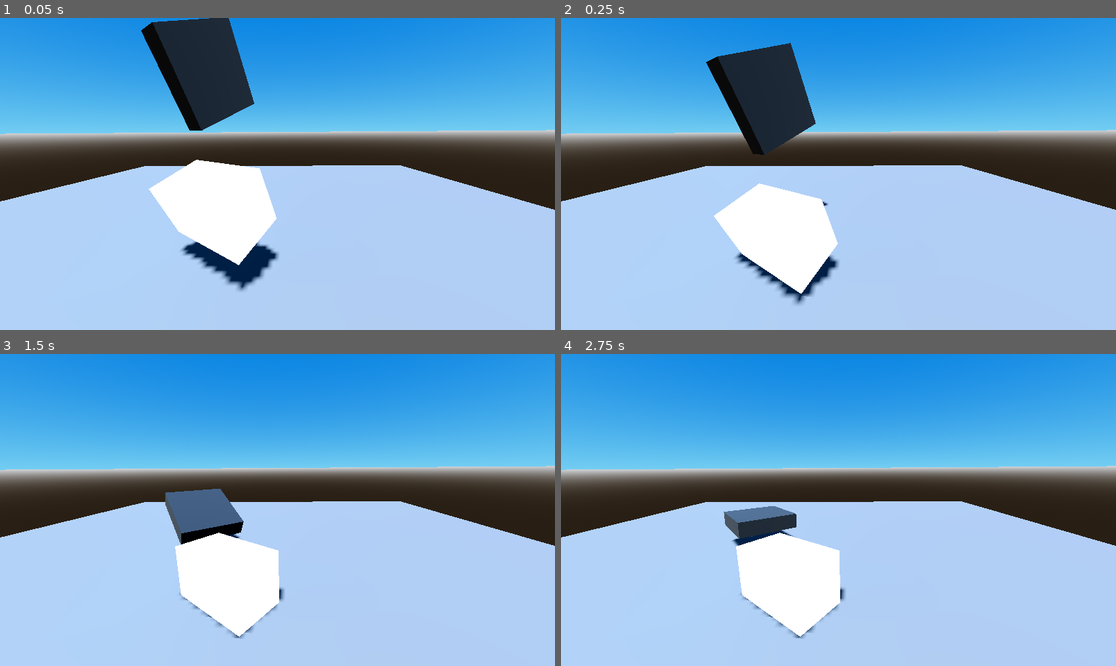
Above: before the commit, frames 1-4 (two rows, left to right).
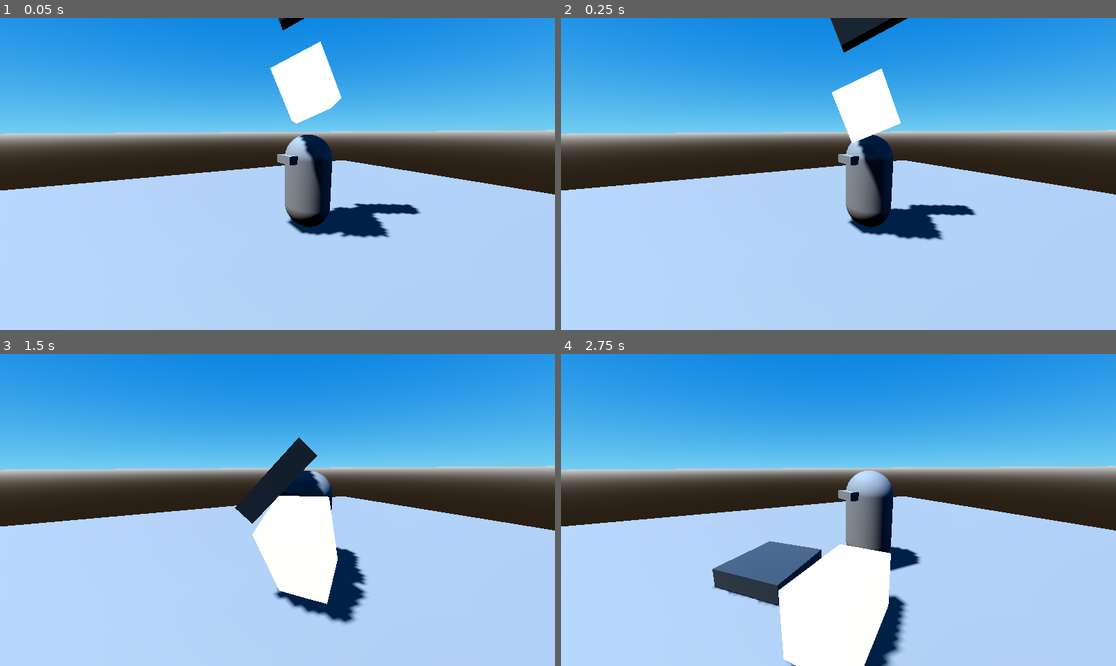
Above: after the commit, the same moments.

Repository: JuanCarlosAcostaPeraba/learninggodot
Game: Godot game, scene res://scenes/3DScene.tscn
The game is run twice, just before and just after one commit, with the same random seed, the same clock (stepped at 60 frames per second) and the same inputs. The project has no main scene, so this scene is started directly.
Inputs:
- Up to frame 1 (0.05 s): no input
- Up to frame 2 (0.25 s): no input
- Up to frame 3 (1.5 s): no input
- Up to frame 4 (2.75 s): no input

The runs differ from the first frame. In frame 1, 18% of the frame differs, in the area x 0-100%, y 0-88%; in frame 2, 18%; in frame 3, 14%; in frame 4, 13%.

Commit message:
feat: add Player character and game UI
- Add Player.tscn with CharacterBody3D, capsule mesh and collision shape
- Add UI.tscn with game menu including start button, quit button and progress bar
- Integrate Player instance into main 3DScene
- Adjust object positions in 3DScene for better layout

Diff:
--- a/scenes/3DScene.tscn
+++ b/scenes/3DScene.tscn
@@ -1,8 +1,9 @@
-[gd_scene load_steps=12 format=3 uid="uid://bljmw0e8kmom3"]
+[gd_scene load_steps=13 format=3 uid="uid://bljmw0e8kmom3"]
 
 [ext_resource type="Script" uid="uid://bx2h54s06esfi" path="res://scripts/day_night_script.gd" id="1_4idg4"]
 [ext_resource type="Material" uid="uid://bwmonc4vtw0d4" path="res://materials/silver.tres" id="1_q47hh"]
 [ext_resource type="Material" uid="uid://egi2pj2m7d2m" path="res://materials/lamp.tres" id="3_5ktnm"]
+[ext_resource type="PackedScene" uid="uid://b4y27itrk3eux" path="res://scenes/Player.tscn" id="4_tedsa"]
 
 [sub_resource type="ProceduralSkyMaterial" id="ProceduralSkyMaterial_5ktnm"]
 sky_top_color = Color(0.114578, 0.400392, 0.754307, 1)
@@ -52,7 +53,7 @@
 script = ExtResource("1_4idg4")
 
 [node name="Camera" type="XRCamera3D" parent="."]
-transform = Transform3D(-0.0331201, -0.202642, 0.978693, -0.00629703, 0.979253, 0.202545, -0.999432, 0.000545447, -0.033709, 2.69212, 1.4052, -0.576347)
+transform = Transform3D(-0.892749, -0.0967573, 0.440042, -0.00629703, 0.979253, 0.202545, -0.45051, 0.178051, -0.874837, 1.71904, 1.42078, -2.19409)
 
 [node name="Plane" type="MeshInstance3D" parent="."]
 transform = Transform3D(5.81255, 0, 0, 0, 0.482709, 0, 0, 0, 5.42065, 0.00704598, 0.00590229, -0.00397778)
@@ -65,7 +66,7 @@
 shape = SubResource("ConvexPolygonShape3D_5ktnm")
 
 [node name="RigidBody3D" type="RigidBody3D" parent="."]
-transform = Transform3D(1, 0, 0, 0, 1, 0, 0, 0, 1, 0.113353, 1.19658, 0.0155357)
+transform = Transform3D(1, 0, 0, 0, 1, 0, 0, 0, 1, 0.113353, 2.54892, 0.0155357)
 
 [node name="Cube" type="MeshInstance3D" parent="RigidBody3D"]
 transform = Transform3D(0.141805, 0.328166, 0.714123, 4.22612e-09, 0.931094, -0.376127, -0.201678, 0.230742, 0.502119, 0.00584948, 0.890229, 0.303171)
@@ -74,11 +75,11 @@
 skeleton = NodePath("../..")
 
 [node name="CollisionShape3D" type="CollisionShape3D" parent="RigidBody3D"]
-transform = Transform3D(0.575177, 0.323686, 0.751265, 1.71416e-08, 0.918384, -0.39569, -0.818029, 0.227592, 0.528234, 0.00584948, 0.890229, 0.303171)
+transform = Transform3D(0.141805, 0.328166, 0.714123, 4.22612e-09, 0.931094, -0.376127, -0.201678, 0.230742, 0.502119, 0.00584948, 0.890229, 0.303171)
 shape = SubResource("ConvexPolygonShape3D_tedsa")
 
 [node name="RigidBody3D2" type="RigidBody3D" parent="."]
-transform = Transform3D(1, 0, 0, 0, 1, 0, 0, 0, 1, 1.49357, 0.304745, 0.131151)
+transform = Transform3D(1, 0, 0, 0, 1, 0, 0, 0, 1, 0.809445, 1.5105, 0.131151)
 
 [node name="Cube2" type="MeshInstance3D" parent="RigidBody3D2"]
 transform = Transform3D(0.554772, 0.190857, 0.423371, 0, 0.541514, -0.222989, -0.789008, 0.134197, 0.297683, -0.663845, 0.423372, -0.0216169)
@@ -90,3 +91,6 @@
 [node name="CollisionShape3D" type="CollisionShape3D" parent="RigidBody3D2"]
 transform = Transform3D(0.554772, 0.190857, 0.423371, 0, 0.541514, -0.222989, -0.789008, 0.134197, 0.297683, -0.663845, 0.423372, -0.0216169)
 shape = SubResource("ConvexPolygonShape3D_jl3rn")
+
+[node name="Player" parent="." instance=ExtResource("4_tedsa")]
+transform = Transform3D(0.629064, 0, 0, 0, 0.688012, 0, 0, 0, 0.778687, 0, 0.695332, 0.243362)
--- /dev/null
+++ b/scenes/Player.tscn
@@ -0,0 +1,19 @@
+[gd_scene load_steps=4 format=3 uid="uid://b4y27itrk3eux"]
+
+[sub_resource type="CapsuleMesh" id="CapsuleMesh_5q5h1"]
+
+[sub_resource type="CapsuleShape3D" id="CapsuleShape3D_p0vlq"]
+
+[sub_resource type="BoxMesh" id="BoxMesh_v6fml"]
+
+[node name="Player" type="CharacterBody3D"]
+
+[node name="MeshInstance3D" type="MeshInstance3D" parent="."]
+mesh = SubResource("CapsuleMesh_5q5h1")
+
+[node name="CollisionShape3D" type="CollisionShape3D" parent="."]
+shape = SubResource("CapsuleShape3D_p0vlq")
+
+[node name="MeshInstance3D2" type="MeshInstance3D" parent="."]
+transform = Transform3D(0.417644, 0, 0, 0, 0.164635, 0, 0, 0, 0.442878, 0.438322, 0.514471, -0.000982165)
+mesh = SubResource("BoxMesh_v6fml")
--- /dev/null
+++ b/scenes/UI.tscn
@@ -0,0 +1,85 @@
+[gd_scene load_steps=4 format=3 uid="uid://de85pkcgg12hr"]
+
+[ext_resource type="Texture2D" uid="uid://cp4jbfpvygws5" path="res://icon.svg" id="1_dj8aq"]
+
+[sub_resource type="StyleBoxFlat" id="StyleBoxFlat_ro3t7"]
+bg_color = Color(0.459058, 0.678806, 0.717423, 1)
+
+[sub_resource type="StyleBoxFlat" id="StyleBoxFlat_5en4g"]
+bg_color = Color(0.939816, 0.381743, 0.522955, 1)
+
+[node name="Control" type="Control"]
+layout_mode = 3
+anchors_preset = 15
+anchor_right = 1.0
+anchor_bottom = 1.0
+grow_horizontal = 2
+grow_vertical = 2
+
+[node name="Panel" type="Panel" parent="."]
+layout_mode = 1
+anchors_preset = 15
+anchor_right = 1.0
+anchor_bottom = 1.0
+grow_horizontal = 2
+grow_vertical = 2
+theme_override_styles/panel = SubResource("StyleBoxFlat_ro3t7")
+
+[node name="Panel2" type="Panel" parent="."]
+layout_mode = 1
+anchors_preset = 8
+anchor_left = 0.5
+anchor_top = 0.5
+anchor_right = 0.5
+anchor_bottom = 0.5
+offset_left = -279.5
+offset_top = -145.5
+offset_right = 279.5
+offset_bottom = 145.5
+grow_horizontal = 2
+grow_vertical = 2
+theme_override_styles/panel = SubResource("StyleBoxFlat_5en4g")
+
+[node name="TextureRect" type="TextureRect" parent="."]
+layout_mode = 0
+offset_left = 78.0
+offset_top = 226.0
+offset_right = 256.0
+offset_bottom = 409.0
+texture = ExtResource("1_dj8aq")
+
+[node name="Label" type="Label" parent="."]
+layout_mode = 1
+anchors_preset = 8
+anchor_left = 0.5
+anchor_top = 0.5
+anchor_right = 0.5
+anchor_bottom = 0.5
+offset_left = -149.0
+offset_top = -68.5
+offset_right = 149.0
+offset_bottom = 68.5
+grow_horizontal = 2
+grow_vertical = 2
+tooltip_text = "Start the game"
+theme_override_font_sizes/font_size = 100
+text = "START"
+
+[node name="ProgressBar" type="ProgressBar" parent="."]
+layout_mode = 0
+offset_left = 361.0
+offset_top = 79.0
+offset_right = 884.0
+offset_bottom = 157.0
+step = 1.0
+value = 67.0
+
+[node name="Button" type="Button" parent="."]
+layout_mode = 0
+offset_left = 417.0
+offset_top = 496.0
+offset_right = 726.0
+offset_bottom = 629.0
+theme_override_font_sizes/font_size = 50
+text = "QUIT
+"
